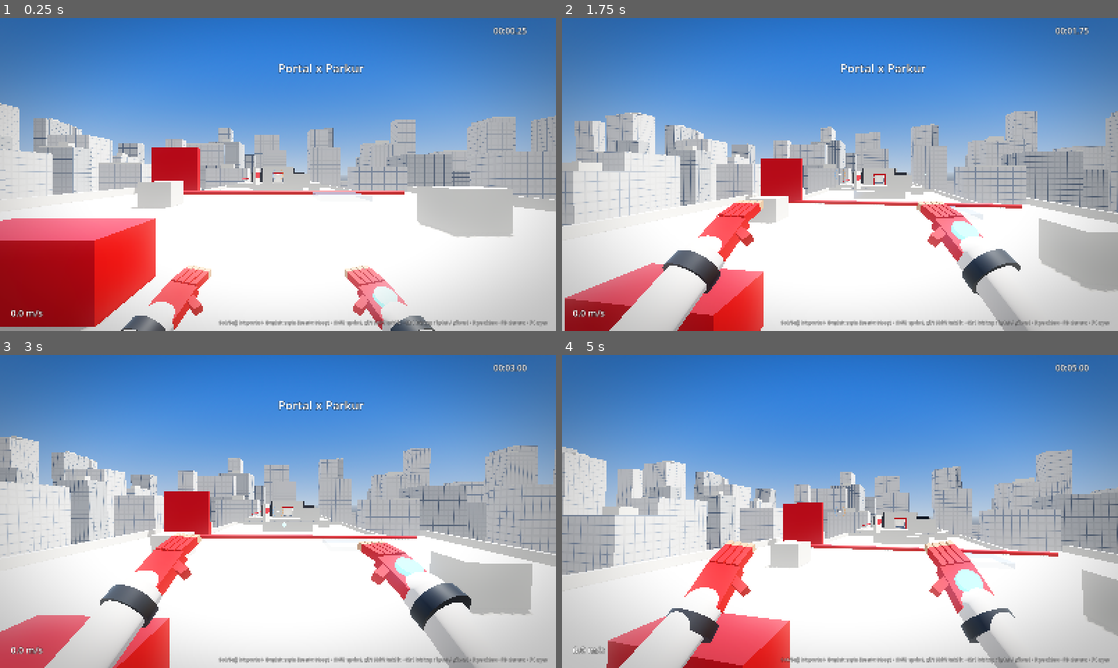
Above: before the commit, frames 1-4 (two rows, left to right).
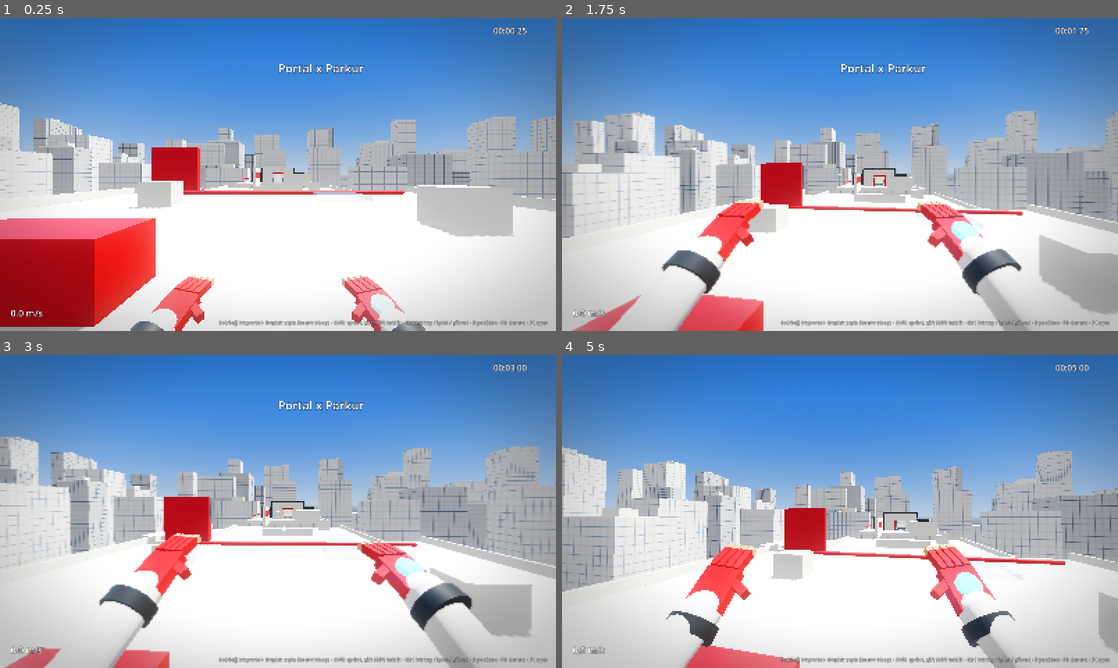
Above: after the commit, the same moments.

Repository: salihsahinin/portal-parkur
Game: Godot game, scene res://sahneler/ana.tscn
Same seed, same stepped clock (60 frames per second), same inputs: the game is played once before the commit and once after it.
Inputs (mouse positions are in pixels of both pictures, inside the frame that each line leads up to):
- Up to frame 1 (0.25 s): no input
- Up to frame 2 (1.75 s): tap Enter at 0.5 s; move the mouse to (867, 174) at 0.52 s; hold Ctrl (kay) 0.53-1.28 s; click (867, 174) at 0.67 s; tap Shift (kos) at 0.8, 1.35 s; move the mouse to (812, 174) at 1.27 s; click (812, 174) at 1.42 s; tap Space (zipla) at 1.55 s
- Up to frame 3 (3 s): move the mouse to (289, 505) at 2.02 s; hold Space (zipla) 2.03-2.78 s; click (289, 505) at 2.17 s; tap C at 2.3, 2.85 s; move the mouse to (272, 517) at 2.77 s; click (272, 517) at 2.92 s
- Up to frame 4 (5 s): tap Ctrl (kay) at 3.05 s; move the mouse to (878, 514) at 3.52 s; hold Shift (kos) 3.53-4.28 s; tap S (geri) at 3.6 s; click (878, 514) at 3.67 s; move the mouse to (795, 508) at 4.27 s; tap W (ileri) at 4.35 s; click (795, 508) at 4.42 s; tap Space (zipla) at 4.55 s

The runs differ from the first frame. In frame 1, 2.8% of the frame differs, in the area x 0-100%, y 28-100%; in frame 2, 11%; in frame 3, 10%; in frame 4, 13%, in the area x 0-100%, y 29-100%.

Commit message:
[icra] Portal Parkur: 3x base speed (horizontal scale 3, vertical 1.5), CS-style air accelerate inside Minecraft ticks, no air friction, instant landing re-jump, chain speed bonus; faith plate flight in parkour physics; roof B parapets opened
Co-Authored-By: Claude Fable 5.1 <noreply@anthropic.com>

Diff:
--- a/betikler/ayarlar.gd
+++ b/betikler/ayarlar.gd
@@ -9,7 +9,9 @@
 ## ad: [varsayılan, min, max, adım, açıklama]
 const TANIM := {
 	"model": [1.0, 0.0, 1.0, 1.0, "hareket modeli: 1 = Minecraft (20 tick, azalea-physics portu) · 0 = parkur (DL/CS/MW)"],
-	"mc_olcek": [1.0, 0.5, 3.0, 0.1, "Minecraft hız ölçeği (1 = birebir, 1 blok = 1 m)"],
+	"mc_olcek": [3.0, 0.5, 6.0, 0.1, "Minecraft yatay hız ölçeği (1 = birebir; 3 = başlangıç 3 kat)"],
+	"mc_olcek_y": [1.5, 0.5, 4.0, 0.1, "Minecraft dikey ölçek (zıplama yüksekliği 1.25 blok × bu; yerçekimi de ölçeklenir)"],
+	"bhop_zincir_bonus": [0.04, 0.0, 0.2, 0.01, "ardışık her bhop'ta hız çarpanı artışı (15 zincire kadar)"],
 	"hassasiyet": [0.12, 0.02, 0.60, 0.005, "derece / fare sayımı (yatay)"],
 	"dikey_oran": [1.0, 0.5, 1.5, 0.05, "dikey / yatay hassasiyet oranı"],
 	"yumusatma": [0.0, 0.0, 0.08, 0.005, "fare yumuşatma zaman sabiti (sn); 0 = ham 1:1"],
--- a/betikler/oyuncu.gd
+++ b/betikler/oyuncu.gd
@@ -63,6 +63,10 @@
 var mc_hareket := Vector3.ZERO
 var mc_birikim := 0.0
 var mc_senkron_gerek := true
+var mc_yerde_tick := 0
+var bhop_zincir := 0
+var ucus_parkur := false
+var firlat_kare := -10
 var mc_zipla_gecikme := 0
 var mc_sprint := false
 var mc_son_kare := -10
@@ -74,13 +78,22 @@
 
 func _mc_olcek() -> float:
 	return 20.0 * Ayarlar.al("mc_olcek")
+
+
+## blok/tick → m/s (yatay mc_olcek, dikey mc_olcek_y ile)
+func _mc_ms(v: Vector3) -> Vector3:
+	return Vector3(v.x * _mc_olcek(), v.y * 20.0 * Ayarlar.al("mc_olcek_y"), v.z * _mc_olcek())
+
+
+func _mc_bt(v: Vector3) -> Vector3:
+	return Vector3(v.x / _mc_olcek(), v.y / (20.0 * Ayarlar.al("mc_olcek_y")), v.z / _mc_olcek())
 
 
 ## Parkur durumlarından (duvar koşusu vb.) dönüşte Godot hızını tick durumuna aktarır.
 func _mc_senkron() -> void:
 	if mc_senkron_gerek or Engine.get_physics_frames() != mc_son_kare + 1:
 		mc_senkron_gerek = false
-		mc_v = velocity / _mc_olcek()
+		mc_v = _mc_bt(velocity)
 		mc_hareket = mc_v
 		mc_birikim = 0.0
 
@@ -101,29 +114,54 @@
 		ileri_in *= 0.3
 		yan_in *= 0.3
 	mc_sprint = sprint_tut and ileri_in > 0.5 and not cokuk
-	# aiStep: zıplama (Space basılıyken 10 tick aralık)
-	if zipla_tut and yerde and mc_zipla_gecikme == 0:
+	var bhop := Ayarlar.al("bhop") > 0.5
+	# aiStep: zıplama (vanilla: Space basılıyken 10 tick aralık; bhop: gecikmesiz, inişte hemen)
+	if zipla_tut and yerde and (mc_zipla_gecikme == 0 or bhop):
 		mc_v.y = maxf(0.42, mc_v.y)
 		if mc_sprint:
 			mc_v += ileri_yon() * 0.2
+		if bhop:
+			# zincir: inişten ≤2 tick sonra zıplandıysa bonus büyür, yoksa sıfırlanır
+			bhop_zincir = bhop_zincir + 1 if mc_yerde_tick <= 2 else 0
+			var carpan: float = 1.0 + Ayarlar.al("bhop_zincir_bonus") * minf(bhop_zincir, 15.0)
+			var yatay_b := Vector2(mc_v.x, mc_v.z) * (carpan if bhop_zincir > 0 else 1.0)
+			mc_v.x = yatay_b.x
+			mc_v.z = yatay_b.y
 		mc_zipla_gecikme = 10
 		zipladi = true
 	elif not zipla_tut:
 		mc_zipla_gecikme = 0
 	if mc_zipla_gecikme > 0:
 		mc_zipla_gecikme -= 1
-	# travel: moveRelative
-	var hiz: float = (0.13 if mc_sprint else 0.1) if yerde else (0.026 if mc_sprint else 0.02)
+	mc_yerde_tick = mc_yerde_tick + 1 if yerde else 0
+	# travel: moveRelative (yerde Minecraft; havada bhop açıksa Source AirAccelerate)
 	var yerel := Vector3(yan_in, 0.0, -ileri_in)
 	if yerel.length_squared() > 1.0e-7:
 		if yerel.length_squared() > 1.0:
 			yerel = yerel.normalized()
-		mc_v += (global_basis * yerel) * hiz
+		var havada_bhop := bhop and (not yerde or zipladi)
+		if havada_bhop:
+			var olc := _mc_olcek()
+			var wishdir: Vector3 = (global_basis * yerel)
+			wishdir.y = 0.0
+			if wishdir.length() > 0.01:
+				wishdir = wishdir.normalized()
+				var v_ms := Vector3(mc_v.x, 0.0, mc_v.z) * olc
+				var wishspeed: float = (0.13 if mc_sprint else 0.1) / 0.454 * olc
+				var mevcut := v_ms.dot(wishdir)
+				var ekle: float = minf(wishspeed, Ayarlar.al("bhop_tavan") * Ayarlar.al("mc_olcek")) - mevcut
+				if ekle > 0.0:
+					v_ms += wishdir * minf(Ayarlar.al("bhop_hava_ivme") * wishspeed * MC_TICK, ekle)
+				mc_v.x = v_ms.x / olc
+				mc_v.z = v_ms.z / olc
+		else:
+			var hiz: float = (0.13 if mc_sprint else 0.1) if yerde else (0.026 if mc_sprint else 0.02)
+			mc_v += (global_basis * yerel) * hiz
 	# hareket bu (sürtünme öncesi) hızla yapılır; çarpışma move_and_slide ile tick'ler arasında
 	mc_hareket = mc_v
-	# sonra yerçekimi + atalet bir sonraki tick için
+	# sonra yerçekimi + atalet bir sonraki tick için (bhop: havada ve zıplama tick'inde sürtünme yok)
 	mc_v.y -= 0.08
-	var atalet := 0.546 if yerde else 0.91
+	var atalet: float = 0.546 if (yerde and not zipladi) else (1.0 if bhop else 0.91)
 	mc_v.x *= atalet
 	mc_v.z *= atalet
 	mc_v.y *= 0.98
@@ -140,13 +178,13 @@
 		if _mc_tick(yerde):
 			zipladi = true
 			yerde = false
-	velocity = mc_hareket * _mc_olcek()
+	velocity = _mc_ms(mc_hareket)
 	return zipladi
 
 
 ## move_and_slide sonrası: kayan hız ve zemin/tavan teması tick durumuna geri yazılır.
 func _mc_geri_oku() -> void:
-	var v := velocity / _mc_olcek()
+	var v := _mc_bt(velocity)
 	# yatay çarpışma: kayan hız hareket hızından saptıysa (duvar) o bileşen tick durumuna yazılır
 	if absf(v.x - mc_hareket.x) > 1.0e-5:
 		mc_v.x = v.x
@@ -422,14 +460,15 @@
 
 # ---------------- HAVADA ----------------
 func _havada(delta: float, yon: Vector3, ileri: Vector3) -> void:
-	if _mc_model():
+	if _mc_model() and not ucus_parkur:
 		_mc_adim(delta, false)
 	else:
 		velocity.y -= yercekimi * delta
+		mc_senkron_gerek = true
 	dusme_hizi = minf(velocity.y, dusme_hizi)
 	coyote = maxf(coyote - delta, 0.0)
 	var yatay := yatay_hiz()
-	if yon != Vector3.ZERO and not _mc_model():
+	if yon != Vector3.ZERO and (not _mc_model() or ucus_parkur):
 		# 1) Bakış takibi (Dying Light): hız vektörü büyüklüğünü koruyarak girdi yönüne döner.
 		var donus_hizi: float = deg_to_rad(Ayarlar.al("hava_donus"))
 		if donus_hizi > 0.0 and yatay.length() > 0.5:
@@ -445,7 +484,7 @@
 		if eklenecek > 0.0:
 			var ivme: float = minf(Ayarlar.al("bhop_hava_ivme") * wishspeed * delta, eklenecek)
 			yatay += yon * ivme
-	if not _mc_model():
+	if not _mc_model() or ucus_parkur:
 		velocity.x = yatay.x
 		velocity.z = yatay.z
 
@@ -453,7 +492,7 @@
 	if _kay_tiklandi() or (not sanal_girdi_aktif and Input.is_action_pressed("kay")):
 		kayma_istek = 1.0
 
-	if is_on_floor():
+	if is_on_floor() and Engine.get_physics_frames() > firlat_kare + 2:
 		# bunny hop: yere değilen karede zıplama basılıysa sürtünme/iniş kaybı olmadan zıpla
 		if zipla_tampon > 0.0 and Ayarlar.al("bhop") > 0.5 and not _mc_model():
 			zipla_tampon = 0.0
@@ -482,6 +521,7 @@
 
 
 func _inis() -> void:
+	ucus_parkur = false
 	var siddet: float = clampf(-dusme_hizi / 22.0, 0.0, 1.0)
 	Ses.cal("inis", lerpf(-18.0, 0.0, siddet), randf_range(0.9, 1.1))
 	if siddet > 0.12:
@@ -822,10 +862,10 @@
 func firlat(v: Vector3) -> void:
 	kilit = false
 	_ayaga_kalk()
-	if _mc_model():
-		# Minecraft: yerçekimi 0.08 b/t² (32 m/s²) ve havada yatay atalet 0.91/tick güçlü;
-		# aynı yükseklik/menzil için dikey ×1.4, yatay ×3 (hesap: Σ v·0.91^k ≈ 7.9 v)
-		v = Vector3(v.x * 3.0, v.y * 1.4, v.z * 3.0)
+	# fırlatma uçuşu parkur fiziğiyle (Minecraft tick yerçekimi/ataleti plakayı bozar); inişte biter
+	ucus_parkur = true
+	firlat_kare = Engine.get_physics_frames()
+	global_position.y += 0.06
 	velocity = v
 	mc_senkron_gerek = true
 	dusme_hizi = 0.0
--- a/betikler/seviye.gd
+++ b/betikler/seviye.gd
@@ -272,24 +272,24 @@
 	kutu(Vector3(merkez_xz.x, ust_y + 0.05, merkez_xz.y), Vector3(boyut_xz.x, 0.1, boyut_xz.y), cati)
 
 
-func _parapet(merkez_xz: Vector2, boyut_xz: Vector2, ust_y: float, acik_kenar := "") -> void:
+func _parapet(merkez_xz: Vector2, boyut_xz: Vector2, ust_y: float, acik: Array = []) -> void:
 	var hx := boyut_xz.x * 0.5
 	var hz := boyut_xz.y * 0.5
 	var y := ust_y + 0.3
-	if acik_kenar != "kuzey":
+	if not "kuzey" in acik:
 		kutu(Vector3(merkez_xz.x, y, merkez_xz.y - hz + 0.15), Vector3(boyut_xz.x, 0.6, 0.3), cati)
-	if acik_kenar != "guney":
+	if not "guney" in acik:
 		kutu(Vector3(merkez_xz.x, y, merkez_xz.y + hz - 0.15), Vector3(boyut_xz.x, 0.6, 0.3), cati)
-	if acik_kenar != "bati":
+	if not "bati" in acik:
 		kutu(Vector3(merkez_xz.x - hx + 0.15, y, merkez_xz.y), Vector3(0.3, 0.6, boyut_xz.y), cati)
-	if acik_kenar != "dogu":
+	if not "dogu" in acik:
 		kutu(Vector3(merkez_xz.x + hx - 0.15, y, merkez_xz.y), Vector3(0.3, 0.6, boyut_xz.y), cati)
 
 
 func _catilar() -> void:
 	# Çatı A (başlangıç): z -12..12, üst y=0
 	_bina(Vector2(0, 0), Vector2(24, 24), 0.0)
-	_parapet(Vector2(0, 0), Vector2(24, 24), 0.0, "kuzey")
+	_parapet(Vector2(0, 0), Vector2(24, 24), 0.0, ["kuzey"])
 	kutu(Vector3(-6, 0.65, -3), Vector3(1.6, 1.3, 1.6), cati)
 	kutu(Vector3(5.5, 0.65, 2), Vector3(1.6, 1.3, 1.6), cati)
 	kutu(Vector3(-3, 0.5, 6), Vector3(2.2, 1.0, 1.2), kirmizi)
@@ -298,7 +298,7 @@
 	kutu(Vector3(-9, 2.0, -11.5), Vector3(4, 4, 0.5), kirmizi)
 	# Çatı B: z -35.5..-15.5, üst y=-1 (3.5 m boşluk; Minecraft sprint-zıplaması ~4 blok)
 	_bina(Vector2(0, -25.5), Vector2(20, 20), -1.0)
-	_parapet(Vector2(0, -25.5), Vector2(20, 20), -1.0, "guney")
+	_parapet(Vector2(0, -25.5), Vector2(20, 20), -1.0, ["guney", "kuzey"])
 	kutu(Vector3(0, -0.45, -23), Vector3(7, 1.1, 0.4), cati)
 	kutu(Vector3(6, -0.35, -30), Vector3(1.6, 1.3, 1.6), cati)
 	kontrol(Vector3(0, -1, -18.5))
@@ -307,7 +307,7 @@
 	gorsel(Vector3(-4.28, 1.6, -41), Vector3(0.02, 1.2, 10), kirmizi)
 	# Çatı C: z -65..-45, üst y=-1
 	_bina(Vector2(0, -55), Vector2(20, 20), -1.0)
-	_parapet(Vector2(0, -55), Vector2(20, 20), -1.0, "kuzey")
+	_parapet(Vector2(0, -55), Vector2(20, 20), -1.0, ["kuzey"])
 	kontrol(Vector3(-3, -1, -47))
 	kutu(Vector3(5, 0.5, -52), Vector3(6, 3, 6), cati)
 	kutu(Vector3(-6, -0.3, -54), Vector3(1.6, 1.4, 1.6), cati)
--- a/betikler/test_kosum.gd
+++ b/betikler/test_kosum.gd
@@ -59,11 +59,10 @@
 	# T1: koşu hızı
 	yerlestir(Vector3(0, 0.2, 9), 0)
 	oyuncu.sanal_girdi = Vector2(0, -1)
-	await bekle(1.7)
-	oyuncu.iz = true
-	await bekle(0.3)
-	oyuncu.iz = false
-	var h := oyuncu.yatay_hiz().length()
+	var h := 0.0
+	for i in 40:
+		await bekle(0.05)
+		h = maxf(h, oyuncu.yatay_hiz().length())
 	var mc: bool = Ayarlar.al("model") > 0.5
 	kontrol("kosu_hizi", h > (5.0 if mc else 8.5), "model=%s hiz=%.2f poz=%s" % ["minecraft" if mc else "parkur", h, oyuncu.global_position])
 	await ekran("02_kosu")
